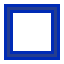
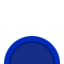
Two versions of the same layered image (64 × 64). Layer-by-layer changes:
added layer "Layer 3" above "Layer 1" over (4, 36, 60, 64)
hid "Layer 1" over (4, 4, 60, 60)
